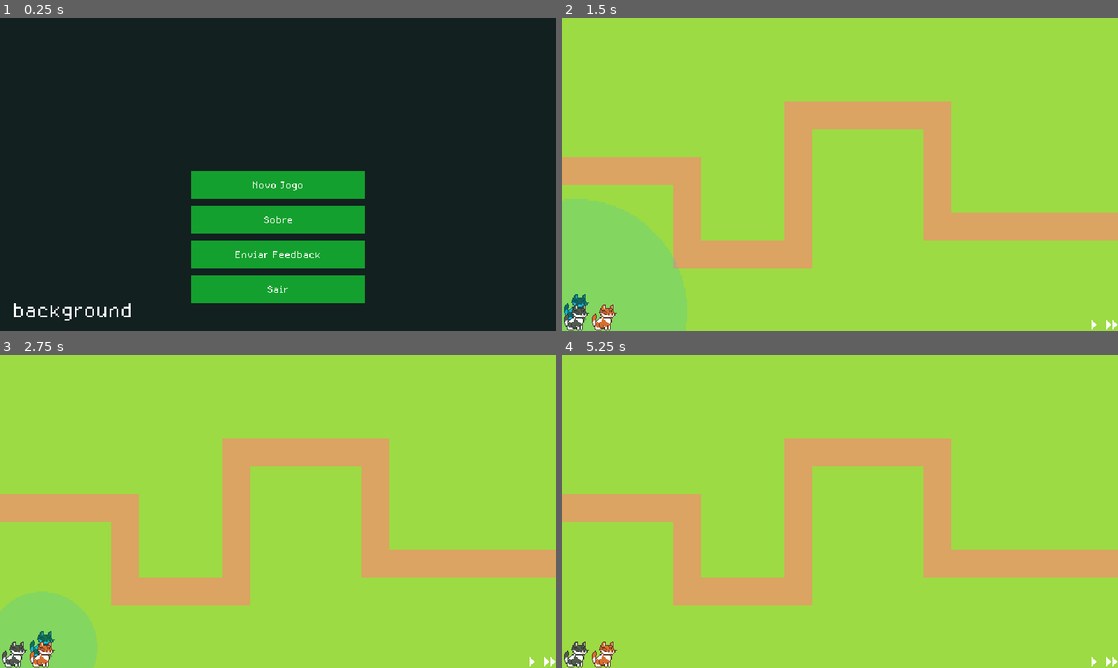
Above: before the commit, frames 1-4 (two rows, left to right).
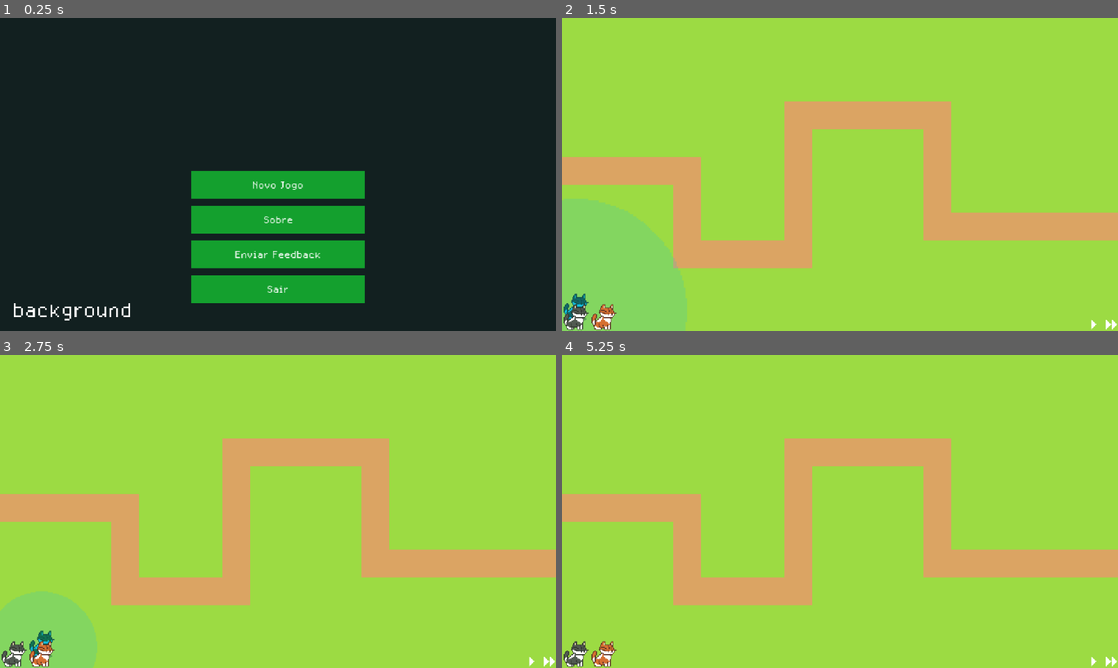
Above: after the commit, the same moments.

Repository: pdddddro/gatos-tower-defense
Game: Godot game, scene res://SceneHandler.tscn
The game is run twice, just before and just after one commit, with the same random seed, the same clock (stepped at 60 frames per second) and the same inputs.
Inputs (mouse positions are in pixels of both pictures, inside the frame that each line leads up to):
- Up to frame 1 (0.25 s): no input
- Up to frame 2 (1.5 s): click "Novo Jogo" at 0.5 s; click (573, 318) at 1.25 s
- Up to frame 3 (2.75 s): click (44, 655) at 2 s
- Up to frame 4 (5.25 s): click (1112, 661) at 2.75 s; click (573, 655) at 3.5 s; click (606, 655) at 4.25 s; click (1112, 661) at 5 s

The runs differ from the first frame. In frame 1, 0.6% of the frame differs, in the area x 2-66%, y 52-97%; in frame 2, 0.3%; in frame 3, 0.3%; in frame 4, 0.2%.

Commit message:
add slimes damage and cats detection area

Diff:
--- a/Scenes/Cats/Cat1.tscn
+++ b/Scenes/Cats/Cat1.tscn
@@ -1,8 +1,10 @@
-[gd_scene load_steps=4 format=3 uid="uid://b8egjyxqol2tu"]
+[gd_scene load_steps=5 format=3 uid="uid://b8egjyxqol2tu"]
 
 [ext_resource type="Script" uid="uid://bo7c5fxk1mcdy" path="res://Scenes/Cats/Cat1.gd" id="1_xd2np"]
 [ext_resource type="Texture2D" uid="uid://bylssofy7xqo5" path="res://Assets/Cats/Cat1/Gatinho1.png" id="2_cqc6i"]
 [ext_resource type="Texture2D" uid="uid://coyq0rpglv1ng" path="res://Assets/Cats/Cat2/Sprite-0001.png" id="2_jeqfy"]
+
+[sub_resource type="CircleShape2D" id="CircleShape2D_jeqfy"]
 
 [node name="Cat1" type="Node2D"]
 script = ExtResource("1_xd2np")
@@ -20,3 +22,11 @@
 
 [node name="Aim" type="Marker2D" parent="Sprite2D"]
 position = Vector2(8, 0)
+
+[node name="Range" type="Area2D" parent="."]
+
+[node name="CollisionShape2D" type="CollisionShape2D" parent="Range"]
+shape = SubResource("CircleShape2D_jeqfy")
+
+[connection signal="body_entered" from="Range" to="." method="_on_range_body_entered"]
+[connection signal="body_exited" from="Range" to="." method="_on_range_body_exited"]
--- a/Scenes/Cats/Cat2.tscn
+++ b/Scenes/Cats/Cat2.tscn
@@ -1,8 +1,10 @@
-[gd_scene load_steps=4 format=3 uid="uid://3jtbn8jl8ier"]
+[gd_scene load_steps=5 format=3 uid="uid://3jtbn8jl8ier"]
 
 [ext_resource type="Texture2D" uid="uid://bds10xfsba410" path="res://Assets/Cats/Cat2/Gatinho2.png" id="1_0bhlc"]
 [ext_resource type="Script" uid="uid://drtnf6143pkfe" path="res://Scenes/Cats/Cat2.gd" id="1_yvo25"]
 [ext_resource type="Texture2D" uid="uid://coyq0rpglv1ng" path="res://Assets/Cats/Cat2/Sprite-0001.png" id="2_66lg1"]
+
+[sub_resource type="CircleShape2D" id="CircleShape2D_66lg1"]
 
 [node name="Cat2" type="Node2D"]
 script = ExtResource("1_yvo25")
@@ -18,3 +20,11 @@
 
 [node name="Marker2D" type="Marker2D" parent="Sprite2D"]
 position = Vector2(8, 0)
+
+[node name="Range" type="Area2D" parent="."]
+
+[node name="CollisionShape2D" type="CollisionShape2D" parent="Range"]
+shape = SubResource("CircleShape2D_66lg1")
+
+[connection signal="body_entered" from="Range" to="." method="_on_range_body_entered"]
+[connection signal="body_exited" from="Range" to="." method="_on_range_body_exited"]
--- a/Scenes/Cats/Cats.gd
+++ b/Scenes/Cats/Cats.gd
@@ -1,9 +1,45 @@
 extends Node2D
 
+var type
+var enemy_array = []
+var built = false
+var enemy
+var itsready = true
+
+func _ready():
+	if built:
+		get_node("Range/CollisionShape2D").get_shape().radius = 0.5 * GameData.cat_data[type]["range"]
+
 func _physics_process(delta: float) -> void:
-	turn()
+	if enemy_array.size() != 0 and built:
+		select_enemy()
+		turn()
+
+		if itsready:
+			attack()
+
+	else:
+		enemy = null
 
 func turn():
-	#var enemy_position = get_global_mouse_position()
-	#look_at(enemy_position)
-	pass
+	look_at(enemy.position)
+
+func select_enemy():
+	var enemy_progress_array = []
+	for i in enemy_array:
+		enemy_progress_array.append(i.progress)
+	var max_offset = enemy_progress_array.max()
+	var enemy_index = enemy_progress_array.find(max_offset)
+	enemy = enemy_array[enemy_index]
+
+func attack():
+	itsready = false
+	enemy.on_hit(GameData.cat_data[type]["damage"])
+	await get_tree().create_timer(GameData.cat_data[type]["atkcooldown"]).timeout
+	itsready = true
+
+func _on_range_body_entered(body: Node2D) -> void:
+	enemy_array.append(body.get_parent())
+
+func _on_range_body_exited(body: Node2D) -> void:
+	enemy_array.erase(body.get_parent())
--- a/Scenes/Enemies/Slime1.gd
+++ b/Scenes/Enemies/Slime1.gd
@@ -1,9 +1,18 @@
 extends PathFollow2D
 
 var speed = 100
+var hp = 40
 
 func _physics_process(delta: float) -> void:
 	move(delta)
 
 func move(delta):
 	set_progress(get_progress() + speed * delta )
+
+func on_hit(damage):
+	hp -= damage
+	if hp <= 0:
+		on_destroy()
+
+func on_destroy():
+	queue_free()
--- a/Scenes/MainScenes/GameScene.gd
+++ b/Scenes/MainScenes/GameScene.gd
@@ -37,7 +37,7 @@
 	spawn_enemies(wave_data)
 
 func retrieve_wave_data():
-	var wave_data = [["Slime1", 0.7], ["Slime1", 0.1]]
+	var wave_data = [["Slime1", 3], ["Slime1", 0.1]]
 	current_wave += 1
 	enemies_in_wave = wave_data.size()
 	return wave_data
@@ -86,6 +86,8 @@
 	if build_valid:
 		var new_cat = load("res://Scenes/Cats/" + build_type + ".tscn").instantiate()
 		new_cat.position = build_location
+		new_cat.built = true
+		new_cat.type = build_type
 		map_node.get_node("Cats").add_child(new_cat, true)
 		#Adicionar um tile de Exclusion para impedir 2 gatos no mesmo lugar
 		map_node.get_node("Exclusion").set_cell(build_tile, 5, Vector2i(0, 0))
--- a/Singletons/GameData.gd
+++ b/Singletons/GameData.gd
@@ -3,13 +3,13 @@
 var cat_data = {
 	"Cat1": {
 		"damage": 20,
-		"ref": 1,
+		"atkcooldown": 1,
 		"range": 256
 	},
 
 	"Cat2": {
 		"damage": 20,
-		"ref": 2,
+		"atkcooldown": 1,
 		"range": 128
 	}
 }
--- a/project.godot
+++ b/project.godot
@@ -26,7 +26,7 @@
 window/size/viewport_height=360
 window/size/window_width_override=1280
 window/size/window_height_override=720
-window/stretch/mode="viewport"
+window/stretch/mode="canvas_items"
 window/stretch/aspect="keep_height"
 
 [file_customization]
Binary file added: Assets/Cats/Cat1/Gatinho1.aseprite
Binary file changed: Assets/Cats/Cat1/Gatinho1.png
